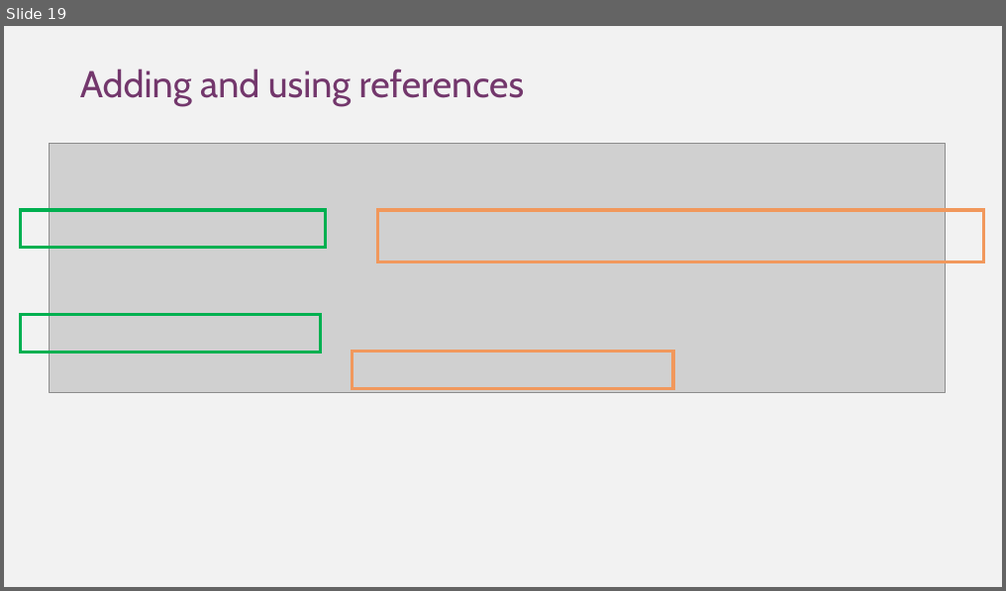
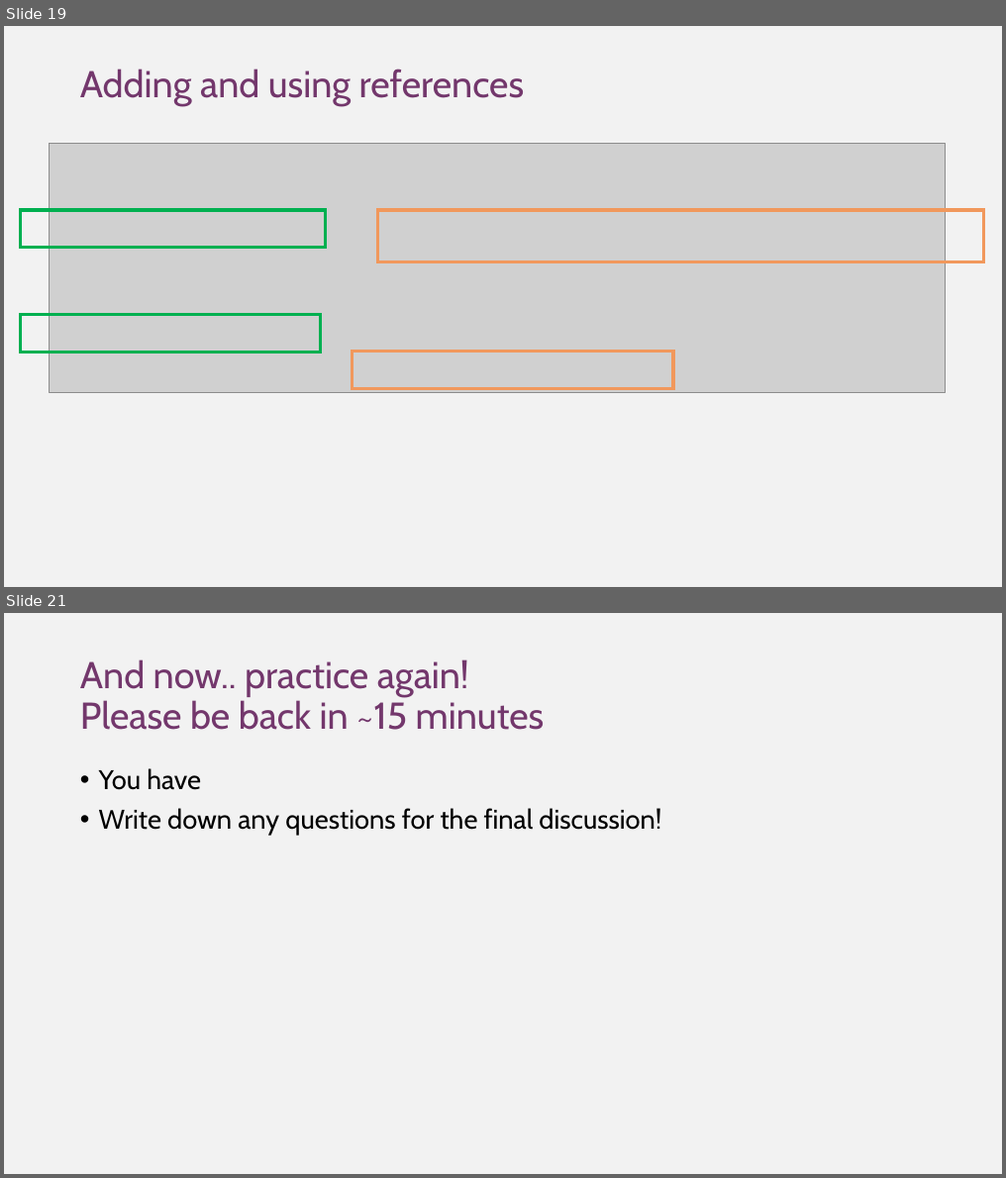
Before and after one commit to DGfS-PhD-2021/R-markdown-course, a slide deck: rmarkdown_pres.pptx. Shown one above the other, each under a label of ours: slide 19 before the commit, slides 19 and 21 after it; the slides between them are not shown. The pictures are 1006x591 and 1006x1178 pixels, drawn with LibreOffice and Linux fonts; fonts in the diff are those of the drawing; grey boxes stand for pictures. Boxes give left, top, right and bottom in pixels: in the first picture for what was removed or moved away, otherwise in the second. Text is boxed around its words. In the diff, an @@ line names an element or a change of style, - is before the commit and + after.

```diff
--- a/rmarkdown_pres.pptx
+++ b/rmarkdown_pres.pptx
@@ slide 21 added at (x1=4, y1=613, x2=1002, y2=1174), background #F2F2F2 @@
@@ title added at (x1=80, y1=660, x2=545, y2=730), 36 pt, text #73376C @@
+And now.. practice again!
+Please be back in ~15 minutes
@@ text added at (x1=99, y1=768, x2=661, y2=835), 26 pt, text #000000 @@
+• You have
+• Write down any questions for the final discussion!
```
Also in this commit, not shown: 2 slides changed, 5 other files.
